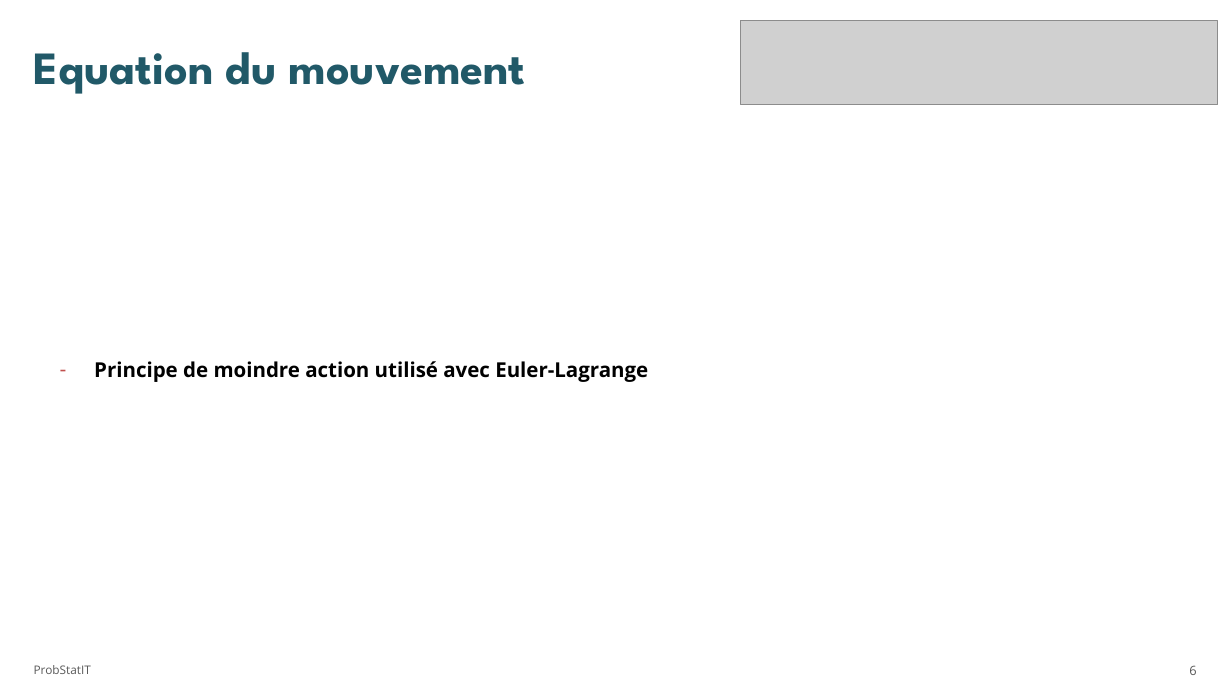
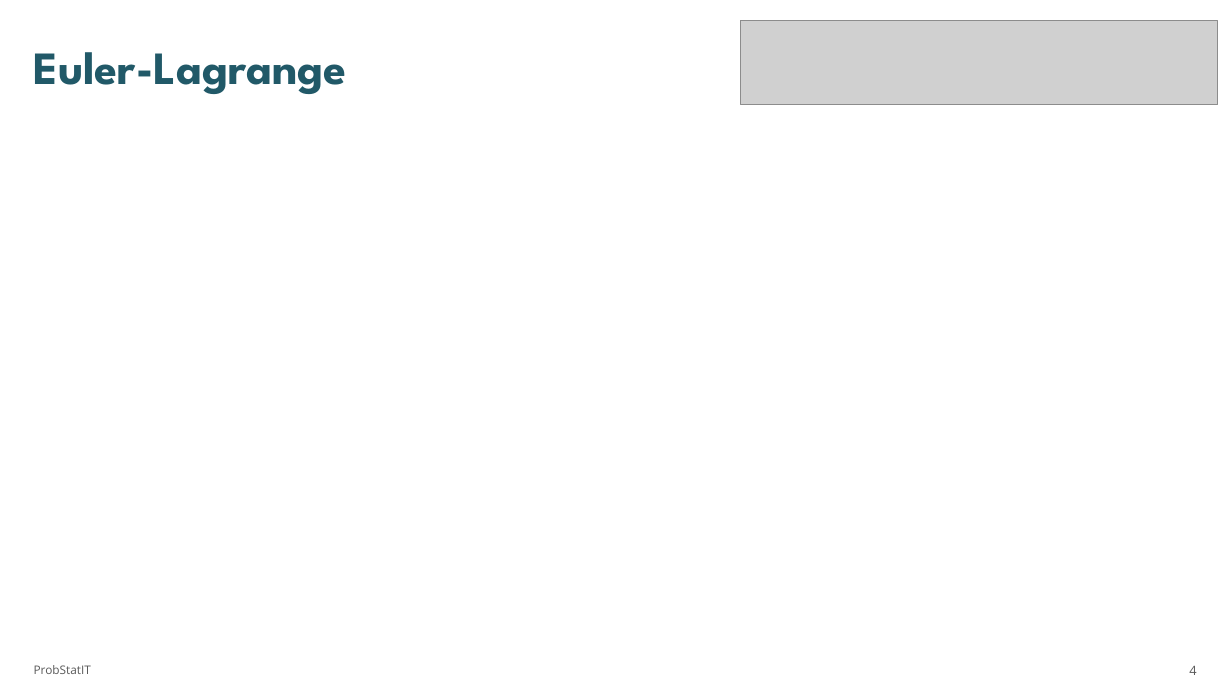
Before and after one commit to Algath/Physic_project_double_pendule, a slide deck: slide 4 of assets/Projet_double_pendulum.pptx (slide 6 before the commit). Drawn at 1232x693 pixels with LibreOffice and Linux fonts; fonts in the diff are those of the drawing; grey boxes stand for pictures. Boxes give left, top, right and bottom in pixels: in the first picture for what was removed or moved away, otherwise in the second. Text is boxed around its words. In the diff, an @@ line names an element or a change of style, - is before the commit and + after.

```diff
--- a/assets/Projet_double_pendulum.pptx
+++ b/assets/Projet_double_pendulum.pptx
@@ title at (34,52,347,94): text changed @@
-Equation du mouvement
+Euler-Lagrange
@@ text removed at (94,361,648,382) @@
-– Principe de moindre action utilisé avec Euler-Lagrange
@@ page number at (1189,666,1196,675): text changed @@
-6
+4
```
Also in this commit, not shown: 4 other slides changed, 2 slides removed, 12 other files.
